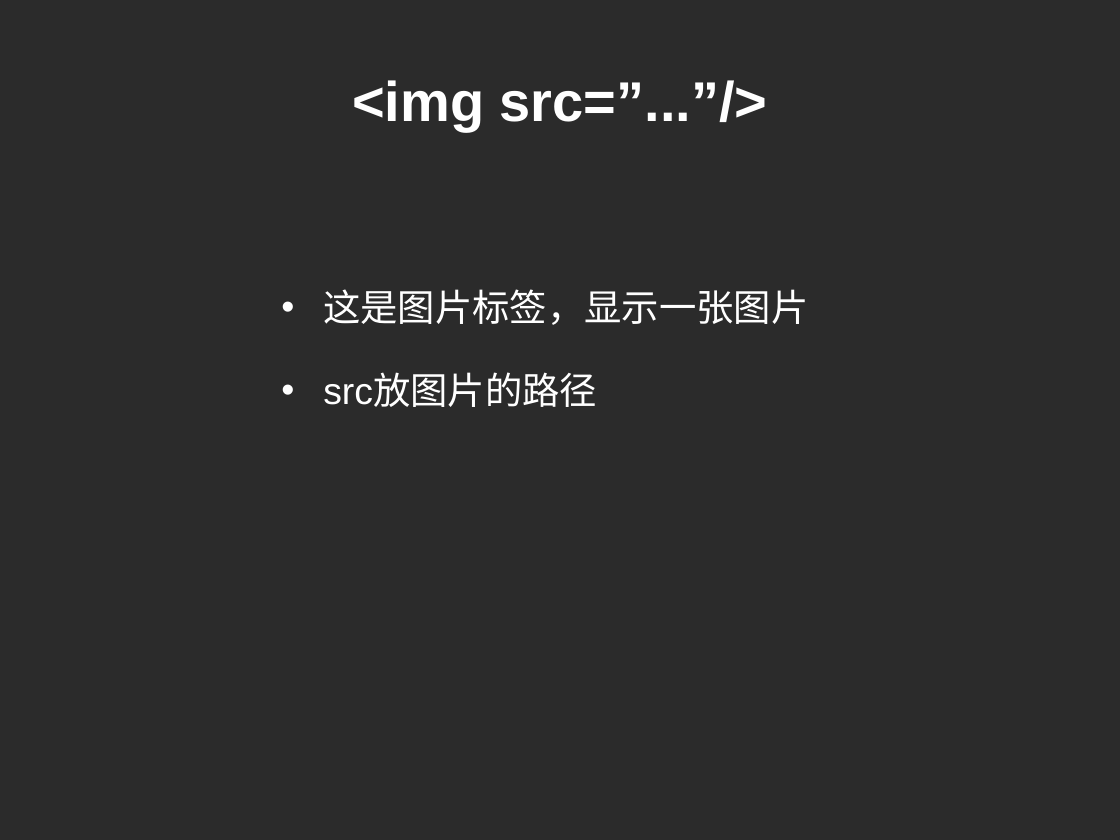
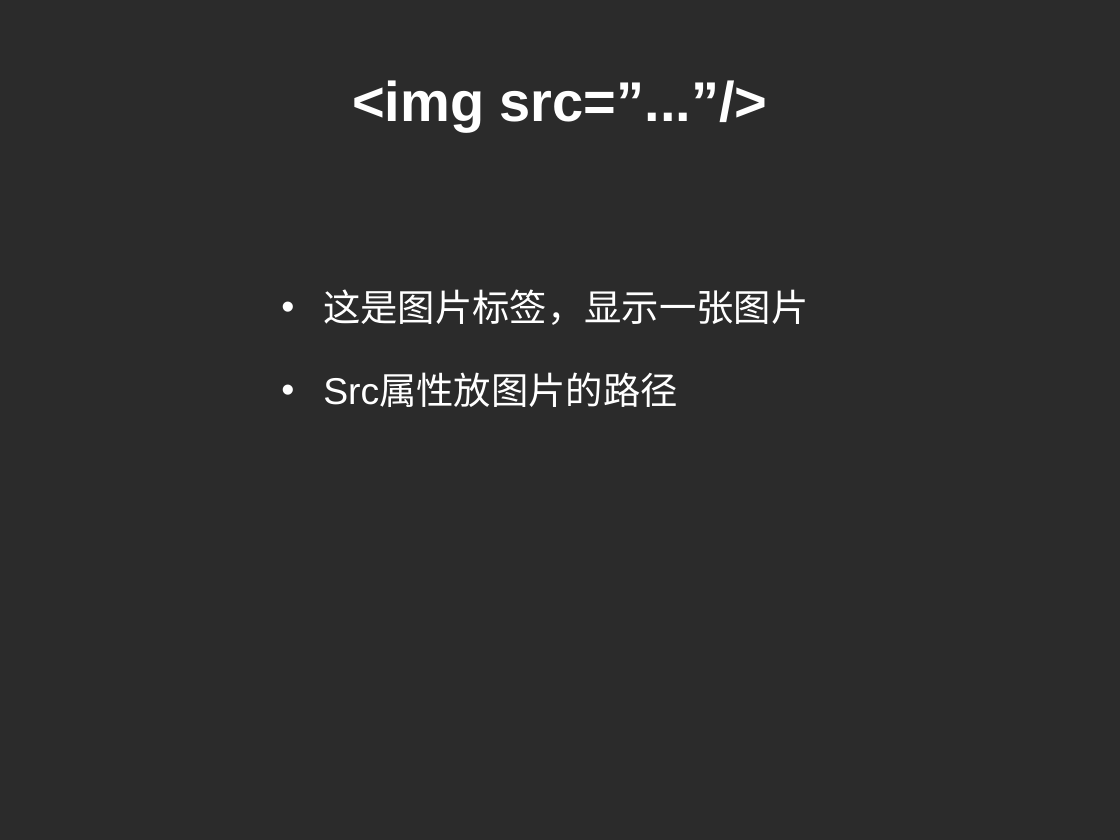
Before and after one commit to cd-vr1class/homework, a slide deck: slide 10 of ppt/7-4html基础.ppt (slide 5 before the commit). Drawn at 1120x840 pixels with LibreOffice and Linux fonts; fonts in the diff are those of the drawing; background and template pictures are left out; a plain dark background stands for a picture behind light text. Boxes give left, top, right and bottom in pixels: in the first picture for what was removed or moved away, otherwise in the second. Text is boxed around its words. In the diff, an @@ line names an element or a change of style, - is before the commit and + after.

```diff
--- a/ppt/7-4html基础.ppt
+++ b/ppt/7-4html基础.ppt
@@ text at <box>323,374,678,407</box>: text changed @@
-• src放图片的路径
+• Src属性放图片的路径
```
Also in this commit, not shown: 9 slides added, 6 other files.
